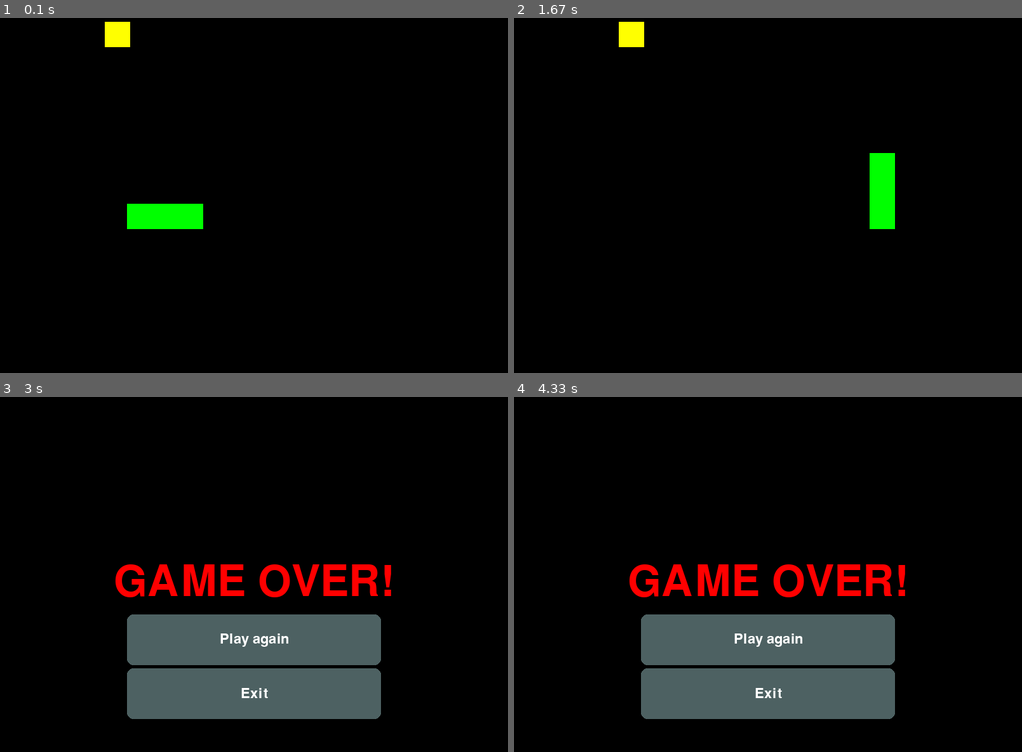
Above: before the commit, frames 1-4 (two rows, left to right).
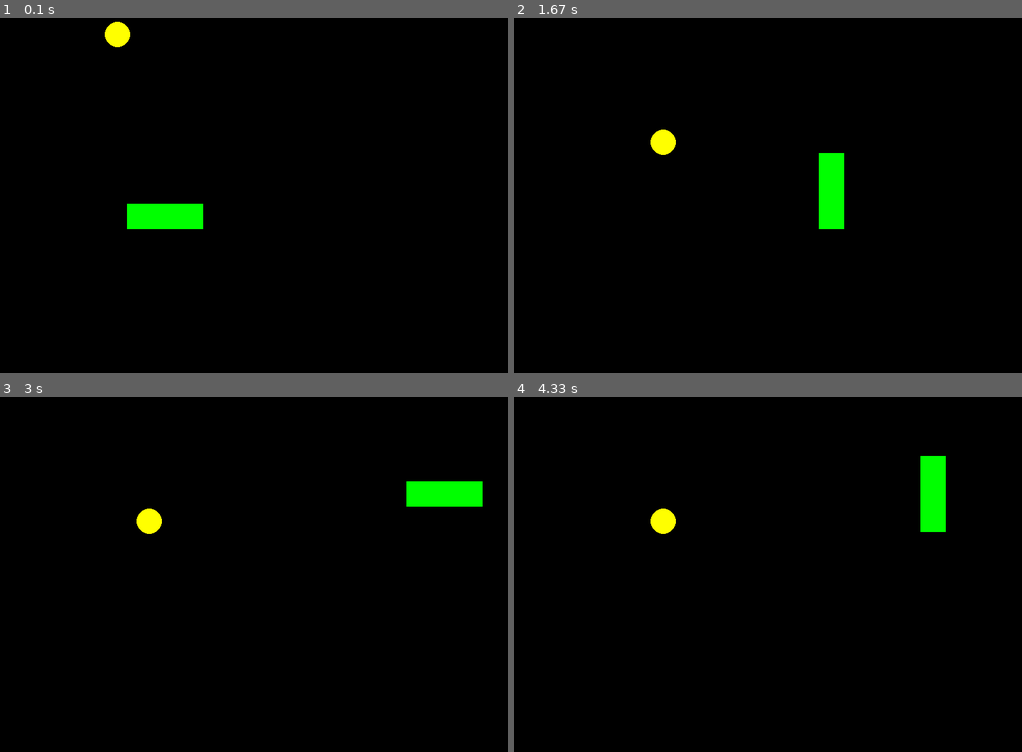
Above: after the commit, the same moments.

Repository: temich719/pygame
Game: pygame game, started from main.py
Two runs of this game, one before a commit and one after it. Both use one fixed random seed, a clock stepped at 60 frames per second and the inputs below.
Inputs (mouse positions are in pixels of both pictures, inside the frame that each line leads up to):
- Up to frame 1 (0.1 s): no input
- Up to frame 2 (1.67 s): click (768, 259) at 0.38 s; click (768, 287) at 0.72 s; hold Right 1-1.47 s; hold Up from 1.5 s (still down)
- Up to frame 3 (3 s): release Up at 1.97 s; hold Right 2-2.47 s
- Up to frame 4 (4.33 s): hold Down 3.07-3.37 s; hold Left 3.4-3.8 s; hold Up 3.83-4.2 s; hold Right from 4.23 s (still down)

The runs differ from the first frame. In frame 1, less than 0.1% of the frame differs, in the area x 20-26%, y 1-9%; in frame 2, 2.8%; in frame 3, 18%, in the area x 22-95%, y 23-91%; in frame 4, 18%.

Commit message:
added buttons logic

Diff:
--- a/main.py
+++ b/main.py
@@ -39,6 +39,8 @@
 
 
 GAME_OVER = False
+play_again_button = pygame.Rect(SCREEN_WIDTH // 2 - 200, SCREEN_HEIGHT // 2 + 50, 400, 80)
+exit_button = pygame.Rect(SCREEN_WIDTH // 2 - 200, SCREEN_HEIGHT // 2 + 135, 400, 80)
 
 
 while running:
@@ -55,6 +57,14 @@
 
         if event.type == SCREEN_UPDATE:
             snake.move_snake()
+
+        if event.type == pygame.MOUSEBUTTONDOWN:
+            if play_again_button.collidepoint(event.pos):
+                GAME_OVER = False
+                snake = Snake()
+                fruit = Fruit(SCREEN_WIDTH, SCREEN_HEIGHT)
+            elif exit_button.collidepoint(event.pos):
+                terminate()
 
         if event.type == pygame.KEYDOWN:
             if event.key == pygame.K_LEFT:
--- a/snake.py
+++ b/snake.py
@@ -74,7 +74,7 @@
 
     def draw_fruit(self, surface):
         rect = pygame.Rect(self.__pos.x, self.__pos.y, self.__FRUIT_SIZE, self.__FRUIT_SIZE)
-        pygame.draw.rect(surface, THECOLORS['yellow'], rect, width=0)
+        pygame.draw.rect(surface, THECOLORS['yellow'], rect, border_radius=50, width=0)
         self.__rect = rect
 
     def get_rect(self):
--- a/utils.py
+++ b/utils.py
@@ -25,6 +25,7 @@
     text_surface = label_font.render(text, True, THECOLORS['white'])
     text_rect = text_surface.get_rect(center=button_rect.center)
     surface.blit(text_surface, text_rect)
+    return text_rect
 
 
 class Circle:
